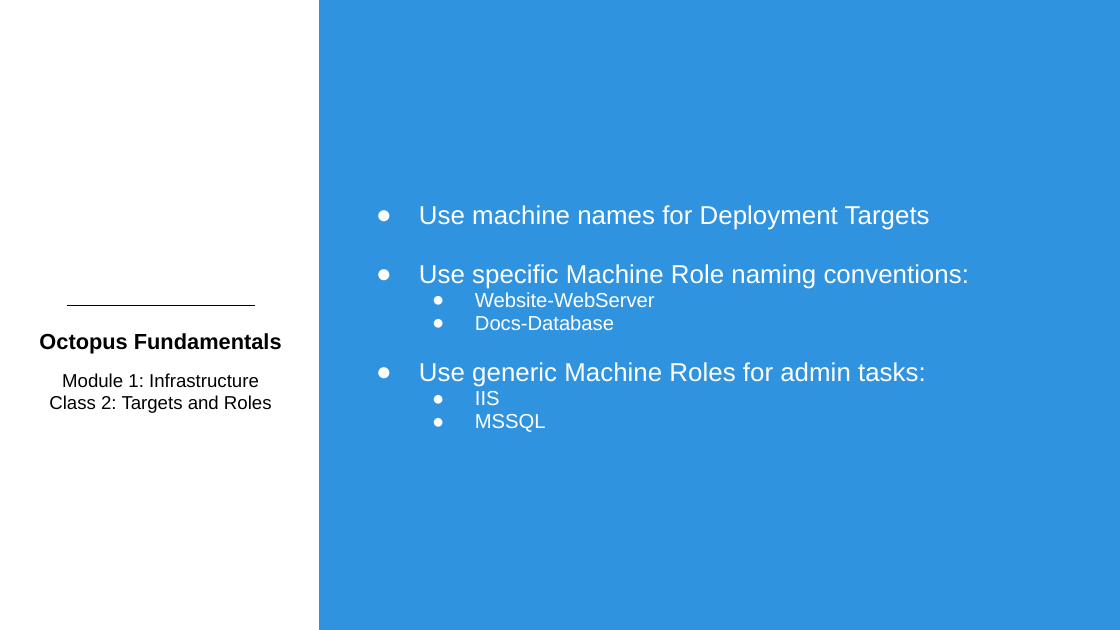
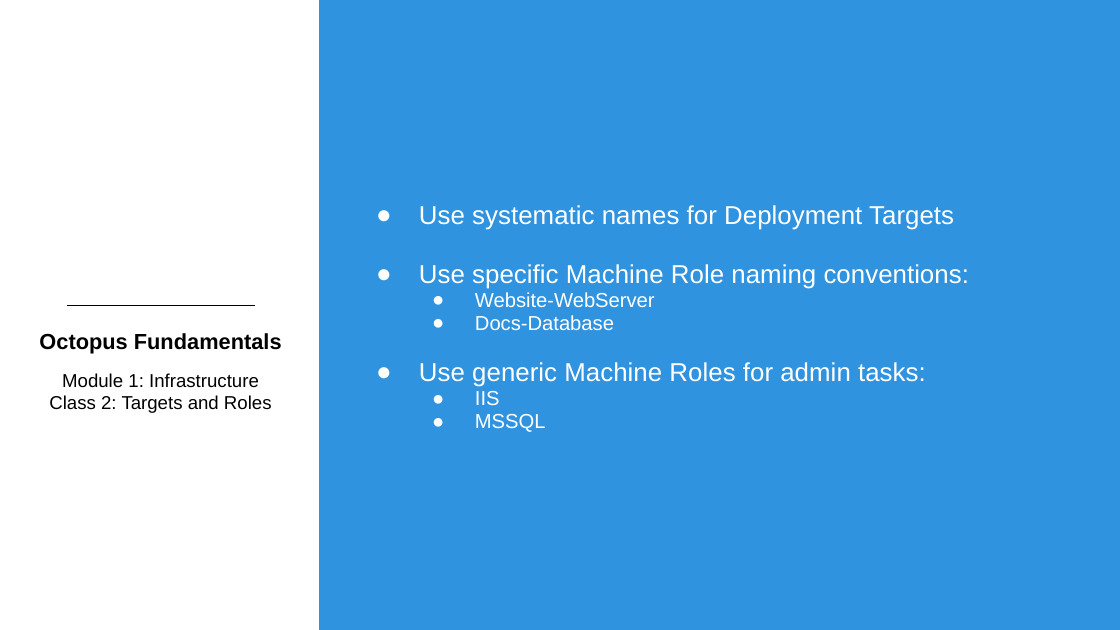
Before and after one commit to OctopusDeployCommunity/Octopus-Fundamentals-Course, a slide deck: slide 12 of OctopusDeployFundamentals/Module1-Infrastructure/Slides/Module1Class2-UnderstandingTargetsAndRoles.pptx (slide 11 before the commit). Drawn at 1120x630 pixels with LibreOffice and Linux fonts; fonts in the diff are those of the drawing; background and template pictures are left out. Boxes give left, top, right and bottom in pixels: in the first picture for what was removed or moved away, otherwise in the second. Text is boxed around its words. In the diff, an @@ line names an element or a change of style, - is before the commit and + after.

```diff
--- a/OctopusDeployFundamentals/Module1-Infrastructure/Slides/Module1Class2-UnderstandingTargetsAndRoles.pptx
+++ b/OctopusDeployFundamentals/Module1-Infrastructure/Slides/Module1Class2-UnderstandingTargetsAndRoles.pptx
@@ text at [419,205,954,230]: text changed @@
-● Use machine names for Deployment Targets
+● Use systematic names for Deployment Targets
```
Also in this commit, not shown: 2 slides added, 1 slide removed.
